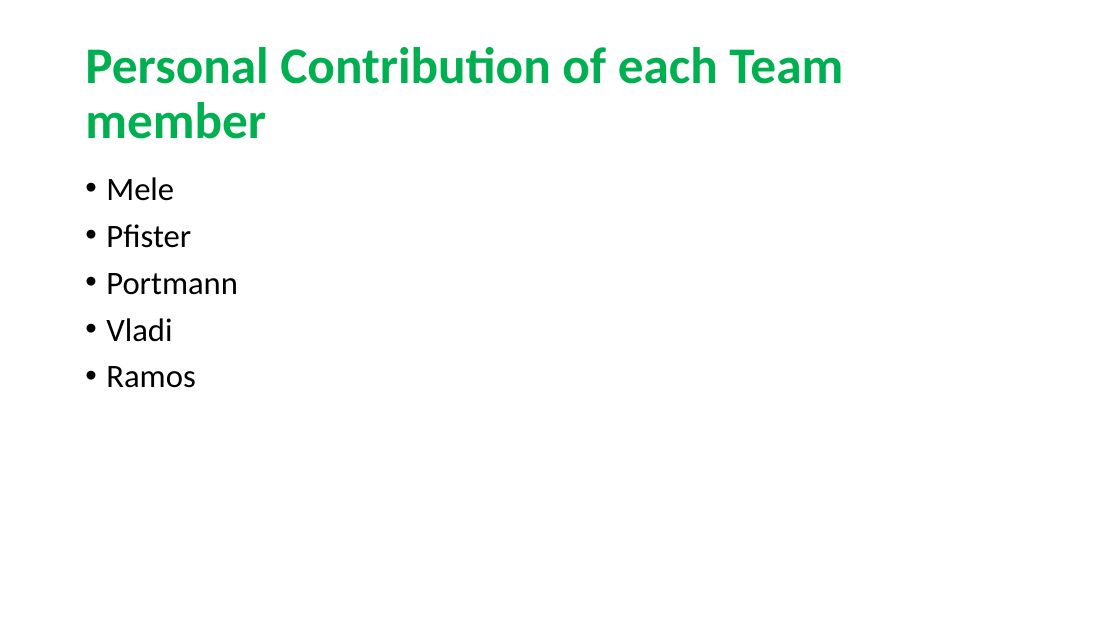
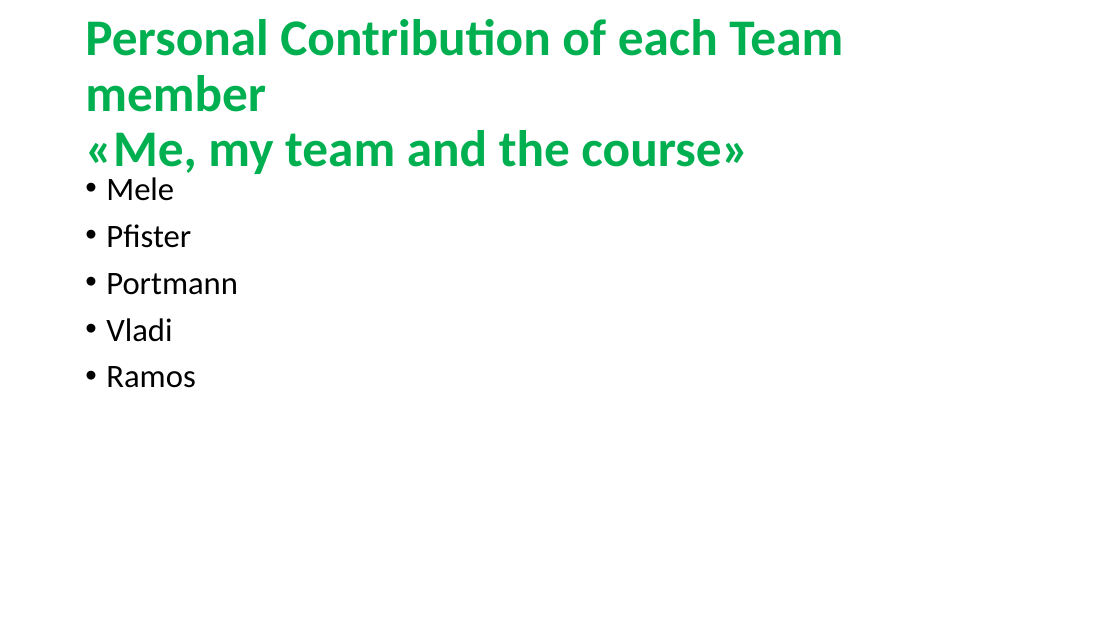
Before and after one commit to sarahmele/ch.bfh.btx8081.w2015.green, a slide deck: slide 7 of doc/task14/Task14.pptx. Drawn at 1120x630 pixels with LibreOffice and Linux fonts; fonts in the diff are those of the drawing. Boxes give left, top, right and bottom in pixels: in the first picture for what was removed or moved away, otherwise in the second. Text is boxed around its words. In the diff, an @@ line names an element or a change of style, - is before the commit and + after.

```diff
--- a/doc/task14/Task14.pptx
+++ b/doc/task14/Task14.pptx
@@ title at (85, 19, 843, 179): text changed @@
-Personal Contribution of each Team member
+Personal Contribution of each Team member
+«Me, my team and the course»
```
Also in this commit, not shown: 3 other slides changed.
